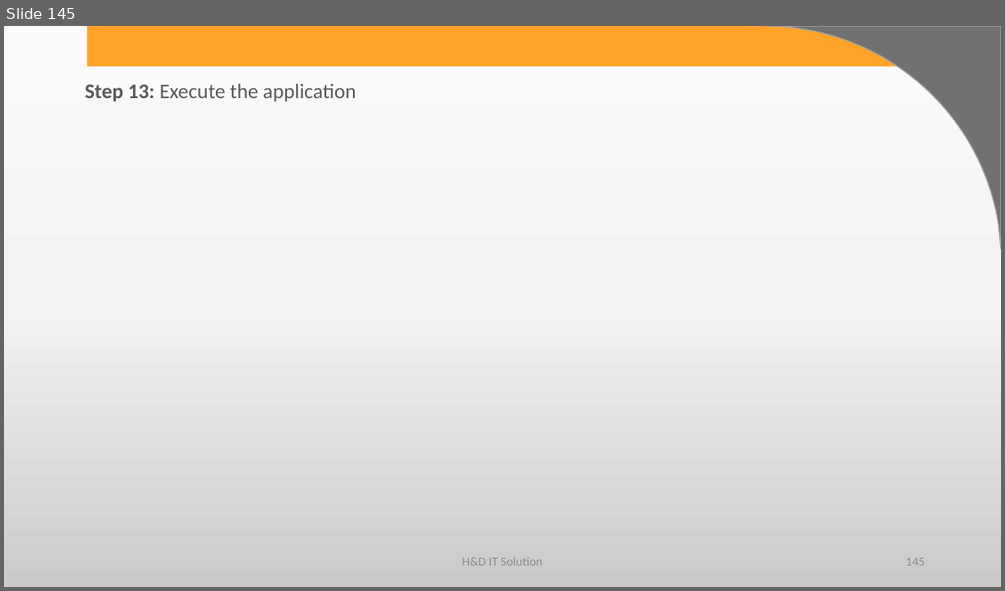
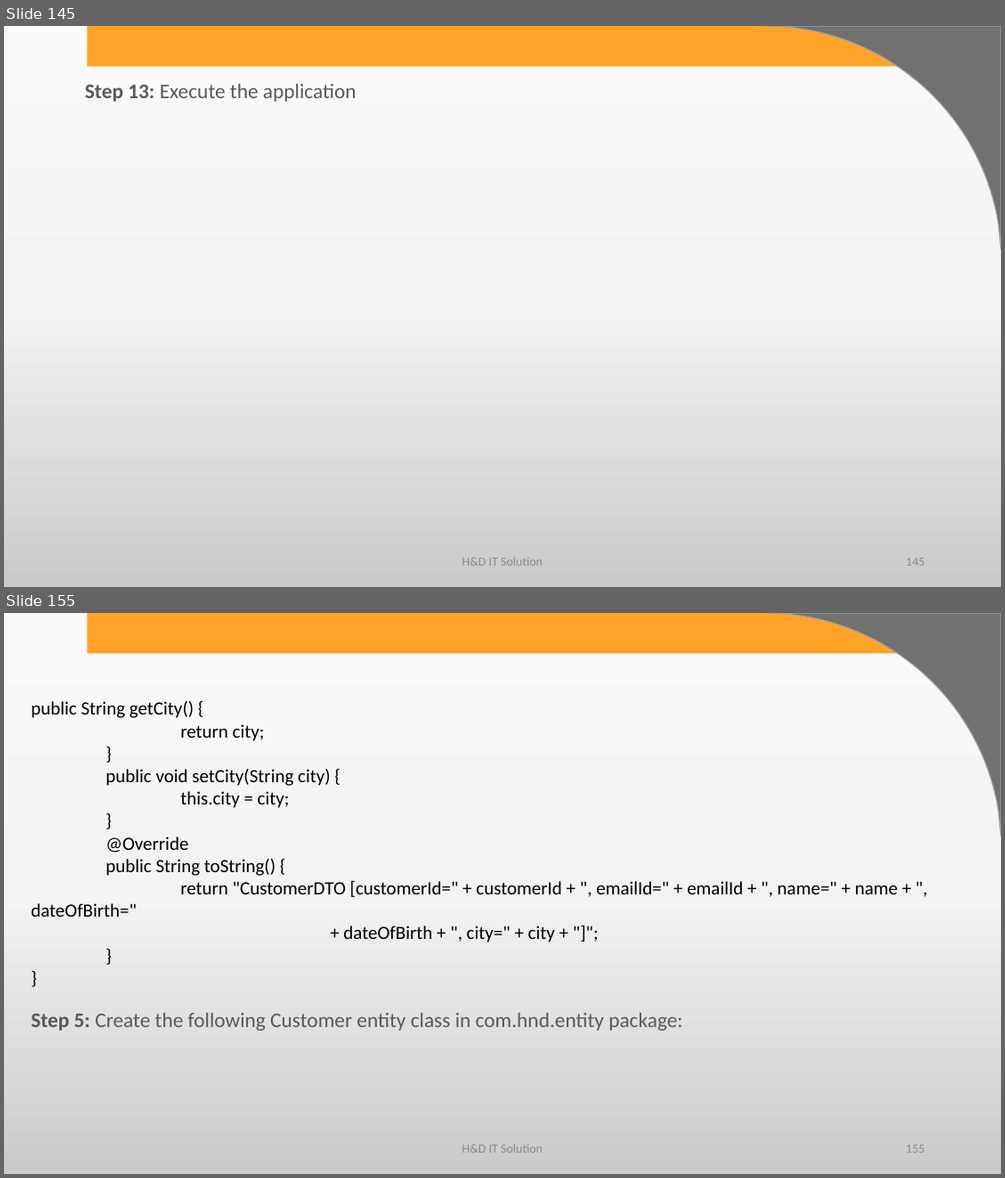
Before and after one commit to harshadasawant/spring_boot1, a slide deck: infinite/src/main/ppt/Persistence Layer using Spring Boot.pptx. Shown one above the other, each under a label of ours: slide 145 before the commit, slides 145 and 155 after it; the slides between them are not shown. The pictures are 1005x591 and 1005x1178 pixels, drawn with LibreOffice and Linux fonts; fonts in the diff are those of the drawing; background and template pictures are left out. Boxes give left, top, right and bottom in pixels: in the first picture for what was removed or moved away, otherwise in the second. Text is boxed around its words. In the diff, an @@ line names an element or a change of style, - is before the commit and + after.

```diff
--- a/infinite/src/main/ppt/Persistence Layer using Spring Boot.pptx
+++ b/infinite/src/main/ppt/Persistence Layer using Spring Boot.pptx
@@ slide 155 added at <box>4,613,1001,1174</box>, background gradient #FBFBFB to #F4F4F4 to #CBCBCB; not listed: 2 template elements that a slide beside it also shows @@
@@ text added at <box>31,701,898,942</box>, 18 pt, text #000000 @@
+public String getCity() {
+return city;
+}
+public void setCity(String city) {
+this.city = city;
+}
+@Override
+public String toString() {
+return "CustomerDTO [customerId=" + customerId + ", emailId=" + emailId + ", name=" + name + ", dateOfBirth="
++ dateOfBirth + ", city=" + city + "]";
+}
+}
@@ text added at <box>31,1013,682,1030</box>, 20 pt, text #595959 @@
+Step 5: Create the following Customer entity class in com.hnd.entity package:
@@ text added at <box>462,1143,542,1152</box>, 12 pt, text #8C8C8C @@
+H&D IT Solution
@@ page number added at <box>906,1144,924,1152</box>, 12 pt, text #8C8C8C @@
+155
```
Also in this commit, not shown: 35 other slides added, 5 other files.
